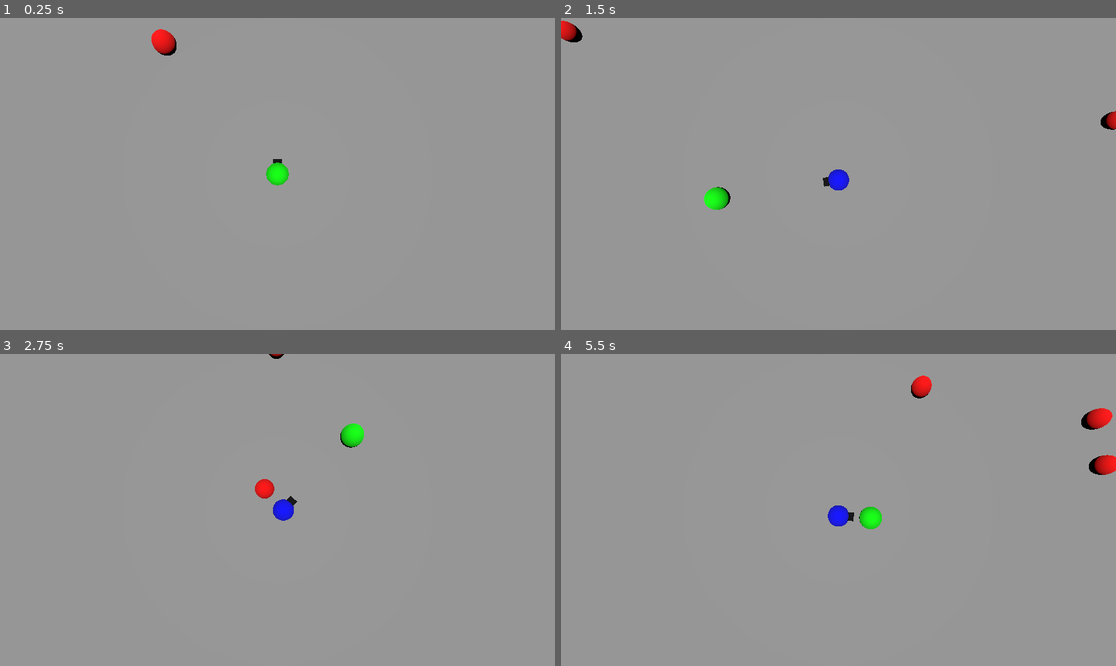
Above: before the commit, frames 1-4 (two rows, left to right).
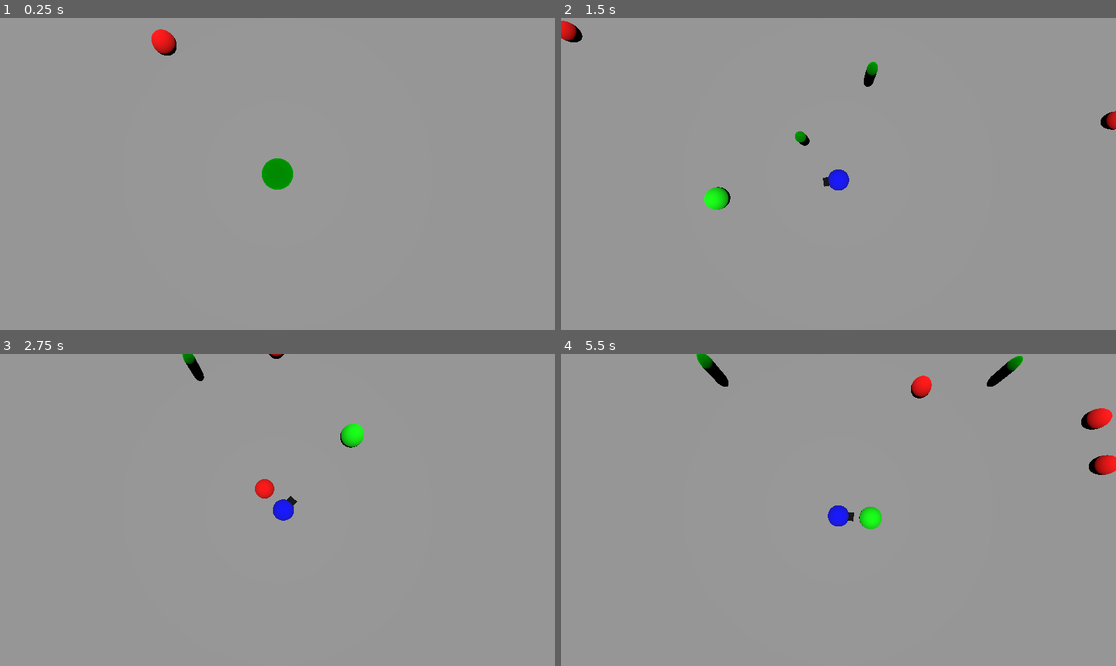
Above: after the commit, the same moments.

Repository: lavithian/Godot_Character_AI
Game: Godot game, scene res://level.tscn
Same seed, same stepped clock (60 frames per second), same inputs: the game is played once before the commit and once after it.
Inputs (mouse positions are in pixels of both pictures, inside the frame that each line leads up to):
- Up to frame 1 (0.25 s): no input
- Up to frame 2 (1.5 s): move the mouse to (960, 158) at 0.52 s; hold D (move_right) 0.53-1.28 s; click (960, 158) at 0.6 s; tap Space (jump) at 0.77 s; move the mouse to (727, 189) at 1.27 s; hold S (move_back) from 1.28 s (still down); click (727, 189) at 1.35 s
- Up to frame 3 (2.75 s): tap Space (jump) at 1.52 s; move the mouse to (333, 441) at 2.02 s; release S (move_back) at 2.03 s; hold D (move_right) from 2.03 s (still down); click (333, 441) at 2.1 s
- Up to frame 4 (5.5 s): move the mouse to (810, 572) at 2.77 s; release D (move_right) at 2.78 s; hold W (move_forward) 2.78-3.53 s; click (810, 572) at 2.85 s; tap Space (jump) at 3.02, 3.77, 4.52 s; move the mouse to (1005, 556) at 3.52 s; hold A (move_left) 3.53-5.03 s; click (1005, 556) at 3.6 s; move the mouse to (672, 463) at 4.27 s; click (672, 463) at 4.35 s; move the mouse to (866, 510) at 5.02 s; hold S (move_back) from 5.03 s (still down); click (866, 510) at 5.1 s

The runs differ from the first frame. In frame 1, 0.5% of the frame differs, in the area x 47-53%, y 44-56%; in frame 2, 0.2%; in frame 3, 0.2%; in frame 4, 0.5%, in the area x 24-84%, y 0-11%.

Commit message:
bug: shoot out butt, mostly done though

Diff:
--- a/bullet.gd
+++ b/bullet.gd
@@ -1,13 +1,17 @@
 extends Area3D
 
-var speed : float = 5.0
-# Called when the node enters the scene tree for the first time.
-func _ready():
-	pass # Replace with function body.
+var velocity = Vector3.ZERO
+var speed : float = 30.0
+
+func initialize_velocity1(direction):
+	direction.y = 0
+	var rotated_direction = direction.rotated(Vector3.UP, deg_to_rad(90));
+	velocity = rotated_direction.normalized() * speed
 
 
-# Called every frame. 'delta' is the elapsed time since the previous frame.
-func _process(delta):
-	position.x += speed * delta
-	position.z += speed * delta
-	pass
+func _physics_process(delta):
+	var motion = velocity * delta
+	translate(motion)
+
+	if global_transform.origin.y < - 50 || global_transform.origin.x < -50 || global_transform.origin.y >  50 || global_transform.origin.x > 50  :
+		queue_free()
--- a/level.gd
+++ b/level.gd
@@ -1,11 +1,12 @@
 extends Node3D
 @export var bullet: Area3D
 
+var myrot: Vector3
 
 # Called when the node enters the scene tree for the first time.
 func _ready():
+	myrot = Vector3.ZERO
 	pass # Replace with function body.
-
 
 # Called every frame. 'delta' is the elapsed time since the previous frame.
 func _process(delta):
@@ -22,8 +23,8 @@
 		add_child(bullet_instance)
 		bullet_instance.global_transform.origin = start_pos
 		bullet_instance.rotation = start_dir
+		bullet_instance.initialize_velocity1(start_dir)
 	else:
 		push_error("bullet node unset")
 
-
 	pass
--- a/level.tscn
+++ b/level.tscn
@@ -62,7 +62,6 @@
 player = NodePath("../Player")
 
 [node name="bullet" parent="." instance=ExtResource("4_f72sh")]
-transform = Transform3D(10, 0, 0, 0, -4.37114e-07, -10, 0, 10, -4.37114e-07, 0, 10.1132, 0)
-visible = false
+transform = Transform3D(0.5, 0, 0, 0, 1, 0, 0, 0, 0.5, 0, 10.1132, 0)
 
 [node name="Camera_rig" parent="." instance=ExtResource("4_fbpvo")]
--- a/player.gd
+++ b/player.gd
@@ -44,6 +44,7 @@
 	velocity.z = input.z * speed * delta
 
 	move_and_slide()
+	#print("Player's position: ", position)
 	pass
 
 func _unhandled_input(event: InputEvent) -> void:
